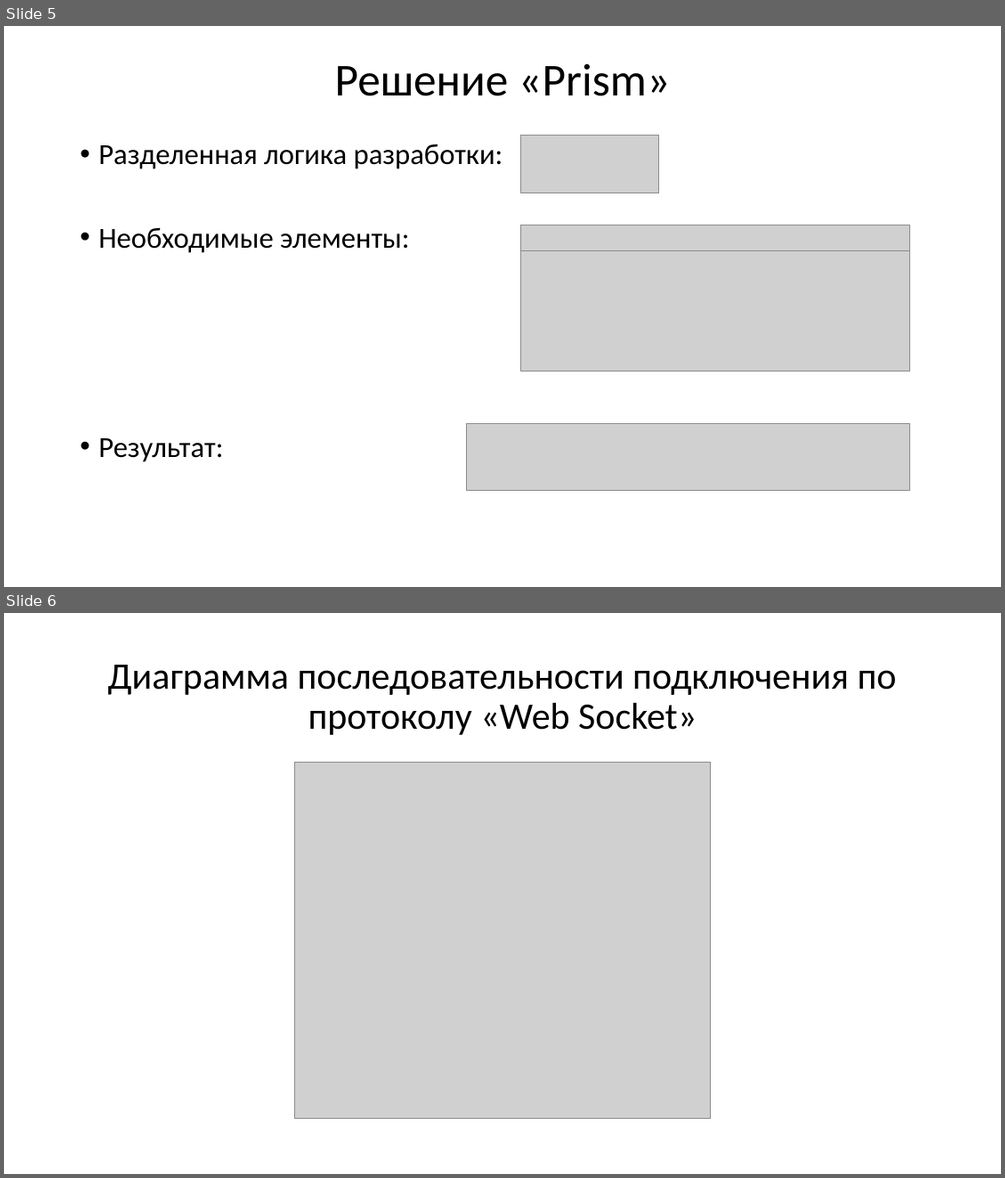
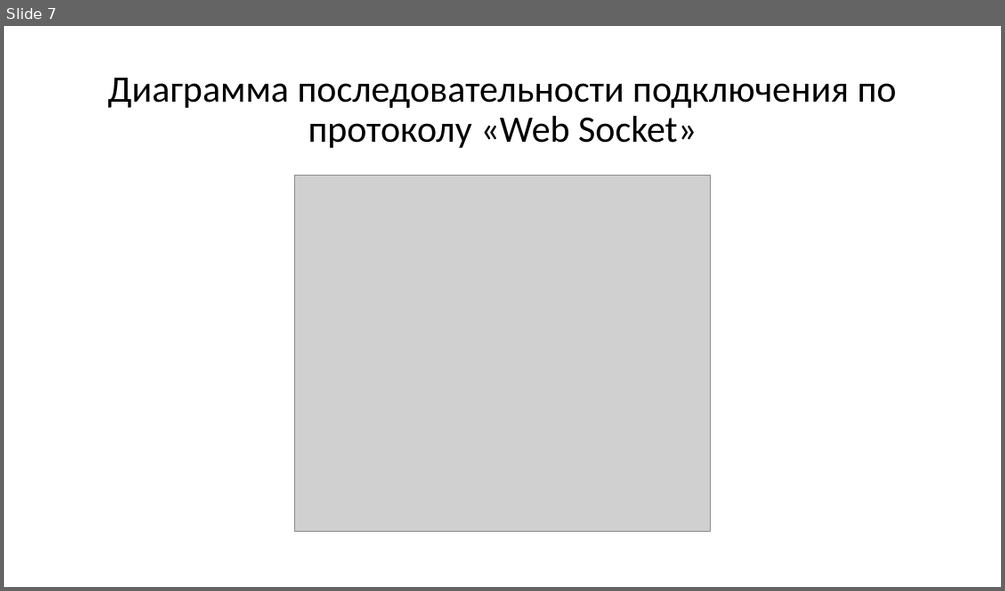
Before and after one commit to TigarBel/Grammes, a slide deck: Клиент-серверное приложение.pptx. Shown one above the other, each under a label of ours: slides 5 and 6 before the commit, slide 7 after it. The pictures are 1005x1178 and 1005x591 pixels, drawn with LibreOffice and Linux fonts; fonts in the diff are those of the drawing; grey boxes stand for pictures. Boxes give left, top, right and bottom in pixels: in the first picture for what was removed or moved away, otherwise in the second. Text is boxed around its words. In the diff, an @@ line names an element or a change of style, - is before the commit and + after.

```diff
--- a/Клиент-серверное приложение.pptx
+++ b/Клиент-серверное приложение.pptx
@@ slide 5 removed at <box>4,26,1001,587</box>, background #FFFFFF @@
@@ title removed at <box>335,63,670,96</box> @@
-Решение «Prism»
@@ text removed at <box>98,143,503,462</box> @@
-• Разделенная логика разработки:
-• Необходимые элементы:
-• Результат:
@@ picture removed at <box>521,135,658,192</box> @@
@@ picture removed at <box>521,224,910,250</box> @@
@@ picture removed at <box>521,250,910,370</box> @@
@@ picture removed at <box>467,423,910,490</box> @@
@@ what was slide 6 is now slide 7 @@
```
Also in this commit, not shown: 5 slides changed, 5 slides added, 2 other slides removed, 30 other files.
